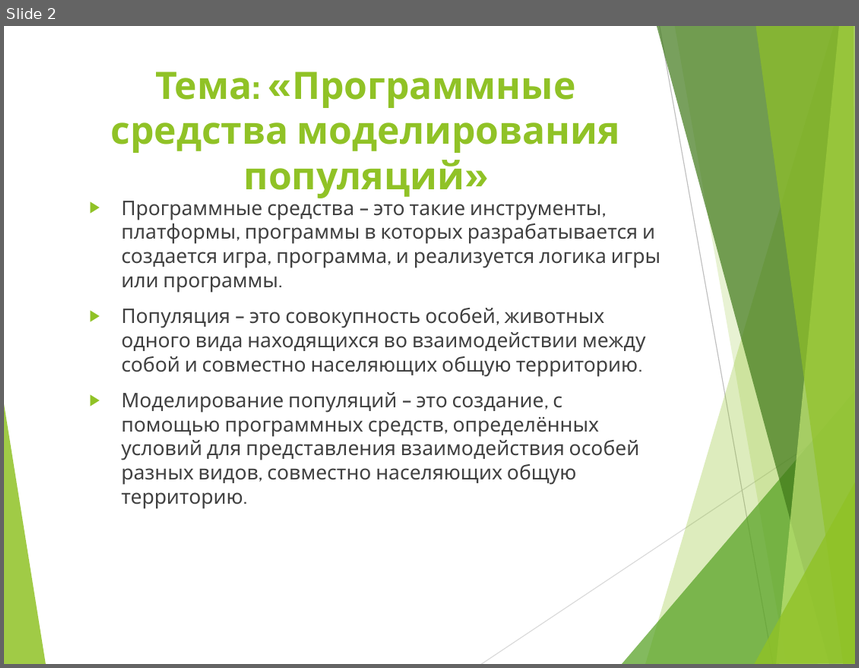
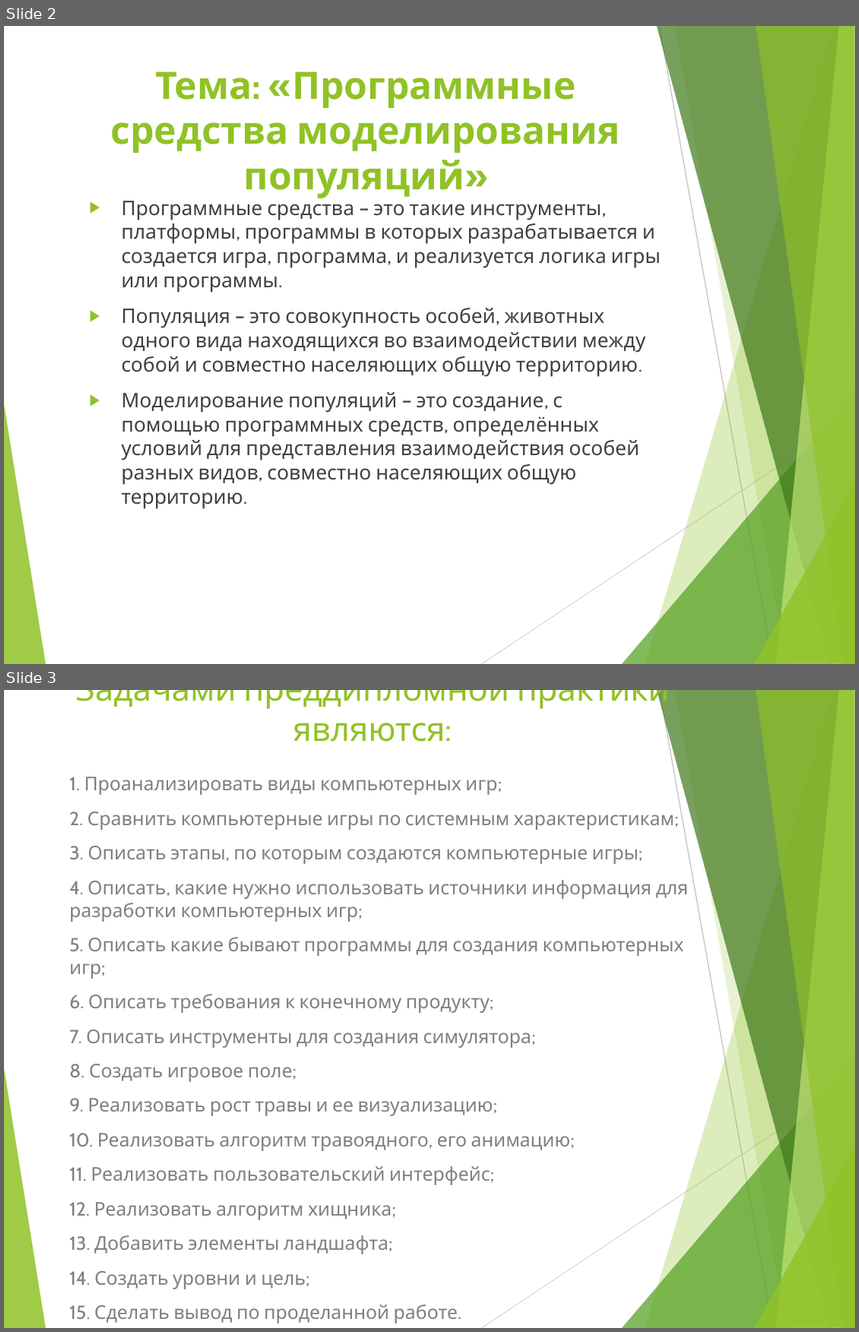
Before and after one commit to Vadim47-lab/Planet-simulator, a slide deck: Презентация по преддипломной практике.ppt. Shown one above the other, each under a label of ours: slide 2 before the commit, slides 2 and 3 after it. The pictures are 859x668 and 859x1332 pixels, drawn with LibreOffice and Linux fonts; fonts in the diff are those of the drawing. Boxes give left, top, right and bottom in pixels: in the first picture for what was removed or moved away, otherwise in the second. Text is boxed around its words. In the diff, an @@ line names an element or a change of style, - is before the commit and + after.

```diff
--- a/Презентация по преддипломной практике.ppt
+++ b/Презентация по преддипломной практике.ppt
@@ slide 3 added at bbox=[4, 690, 855, 1328], background #FFFFFF; not listed: 10 template elements that a slide beside it also shows @@
@@ title added at bbox=[75, 690, 670, 742], 28 pt, text #90C226 @@
+Задачами преддипломной практики являются:
@@ text added at bbox=[69, 777, 689, 1324], 16 pt, text #7F7F7F @@
+1. Проанализировать виды компьютерных игр;
+2. Сравнить компьютерные игры по системным характеристикам;
+3. Описать этапы, по которым создаются компьютерные игры;
+4. Описать, какие нужно использовать источники информация для разработки компьютерных игр;
+5. Описать какие бывают программы для создания компьютерных игр;
+6. Описать требования к конечному продукту;
+7. Описать инструменты для создания симулятора;
+8. Создать игровое поле;
+9. Реализовать рост травы и ее визуализацию;
+10. Реализовать алгоритм травоядного, его анимацию;
+11. Реализовать пользовательский интерфейс;
+12. Реализовать алгоритм хищника;
+13. Добавить элементы ландшафта;
+14. Создать уровни и цель;
+15. Сделать вывод по проделанной работе.
@@ slide 2 changed as well @@
@@ freeform shape at bbox=[754, 481, 855, 664]: outline redrawn @@
```
Also in this commit, not shown: 13 other slides changed, 2 other files.
